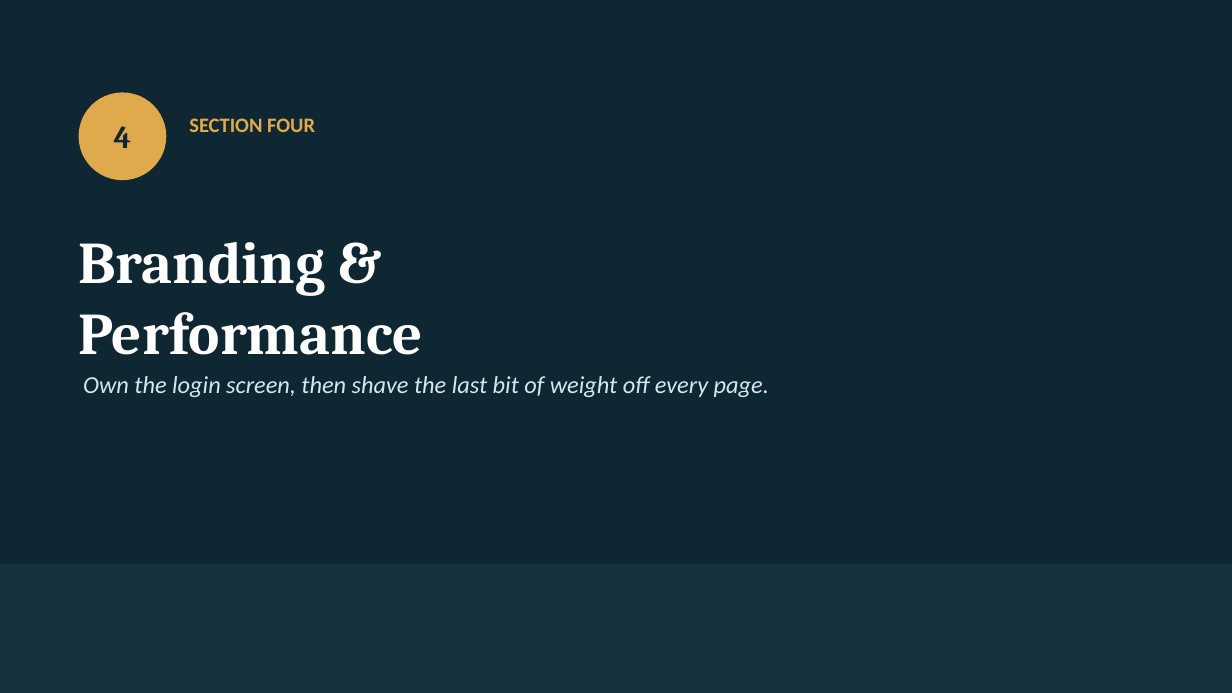
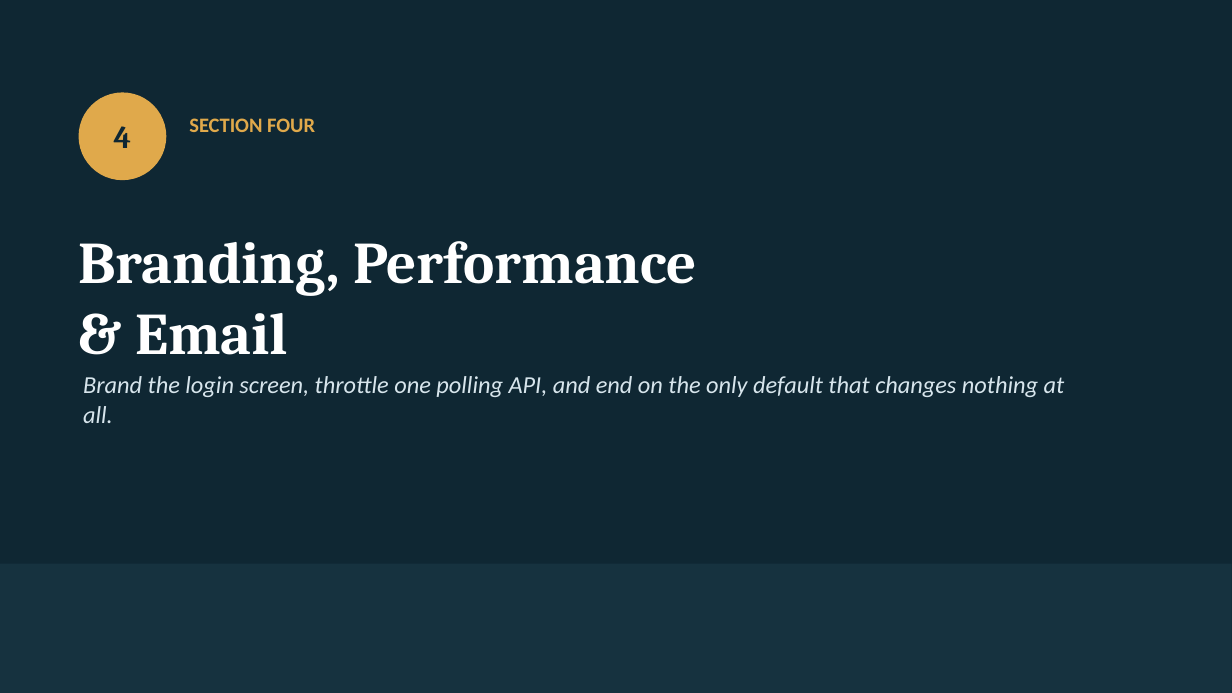
Before and after one commit to WPYEG/Better-by-Default, a slide deck: slide 23 of workshop/Better-by-Default.pptx. Drawn at 1232x693 pixels with LibreOffice and Linux fonts; fonts in the diff are those of the drawing. Boxes give left, top, right and bottom in pixels: in the first picture for what was removed or moved away, otherwise in the second. Text is boxed around its words. In the diff, an @@ line names an element or a change of style, - is before the commit and + after.

```diff
--- a/workshop/Better-by-Default.pptx
+++ b/workshop/Better-by-Default.pptx
@@ text at (x1=79, y1=241, x2=697, y2=355): text changed @@
-Branding &
-Performance
+Branding, Performance
+& Email
@@ text at (x1=83, y1=376, x2=1065, y2=423): text changed @@
-Own the login screen, then shave the last bit of weight off every page.
+Brand the login screen, throttle one polling API, and end on the only default that changes nothing at all.
```
Also in this commit, not shown: 1 slide added, 4 other files.
